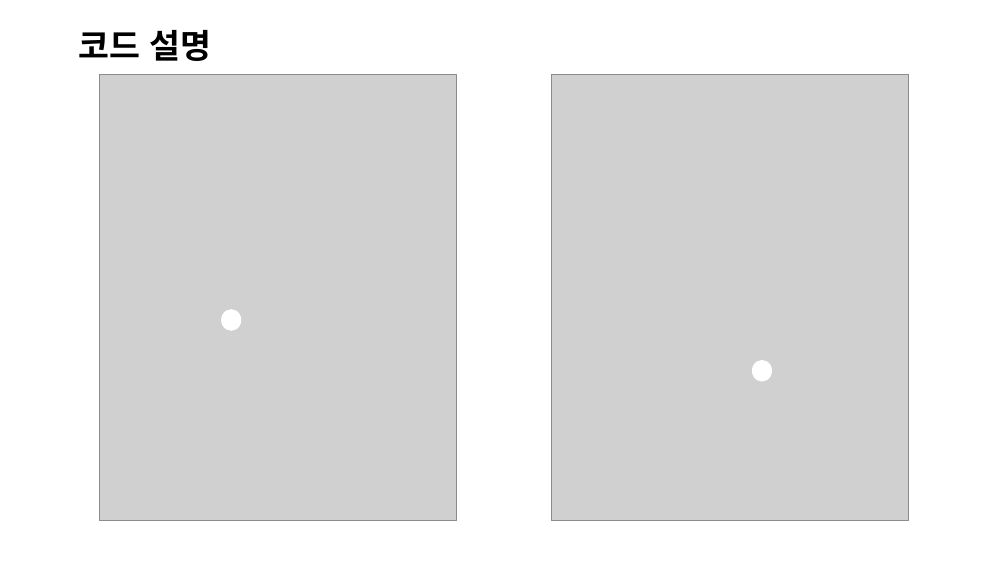
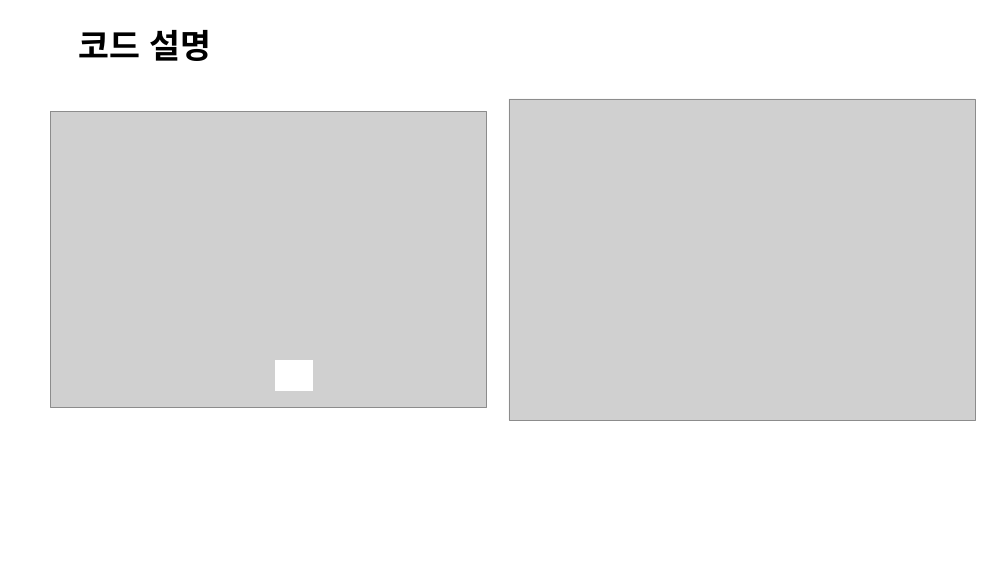
Before and after one commit to aldzl923/C-, a slide deck: slide 6 of Baseball/C++_프로젝트_야구게임.pptx. Drawn at 1008x567 pixels with LibreOffice and Linux fonts; fonts in the diff are those of the drawing; grey boxes stand for pictures; background and template pictures are left out. Boxes give left, top, right and bottom in pixels: in the first picture for what was removed or moved away, otherwise in the second. Text is boxed around its words. In the diff, an @@ line names an element or a change of style, - is before the commit and + after.

```diff
--- a/Baseball/C++_프로젝트_야구게임.pptx
+++ b/Baseball/C++_프로젝트_야구게임.pptx
@@ picture: place and size @@
-picture at [99,74,456,521]
+picture at [51,111,487,408]
@@ picture: place and size @@
-picture at [551,74,908,521]
+picture at [509,99,975,420]
@@ ellipse removed at [222,310,240,330] @@
@@ rectangle added at [276,361,313,391], fill #FFFFFF, outline #FFFFFF 1 pt @@
@@ ellipse removed at [752,361,771,381] @@
```
Also in this commit, not shown: 4 other slides changed, 1 slide added, 1 other file.
